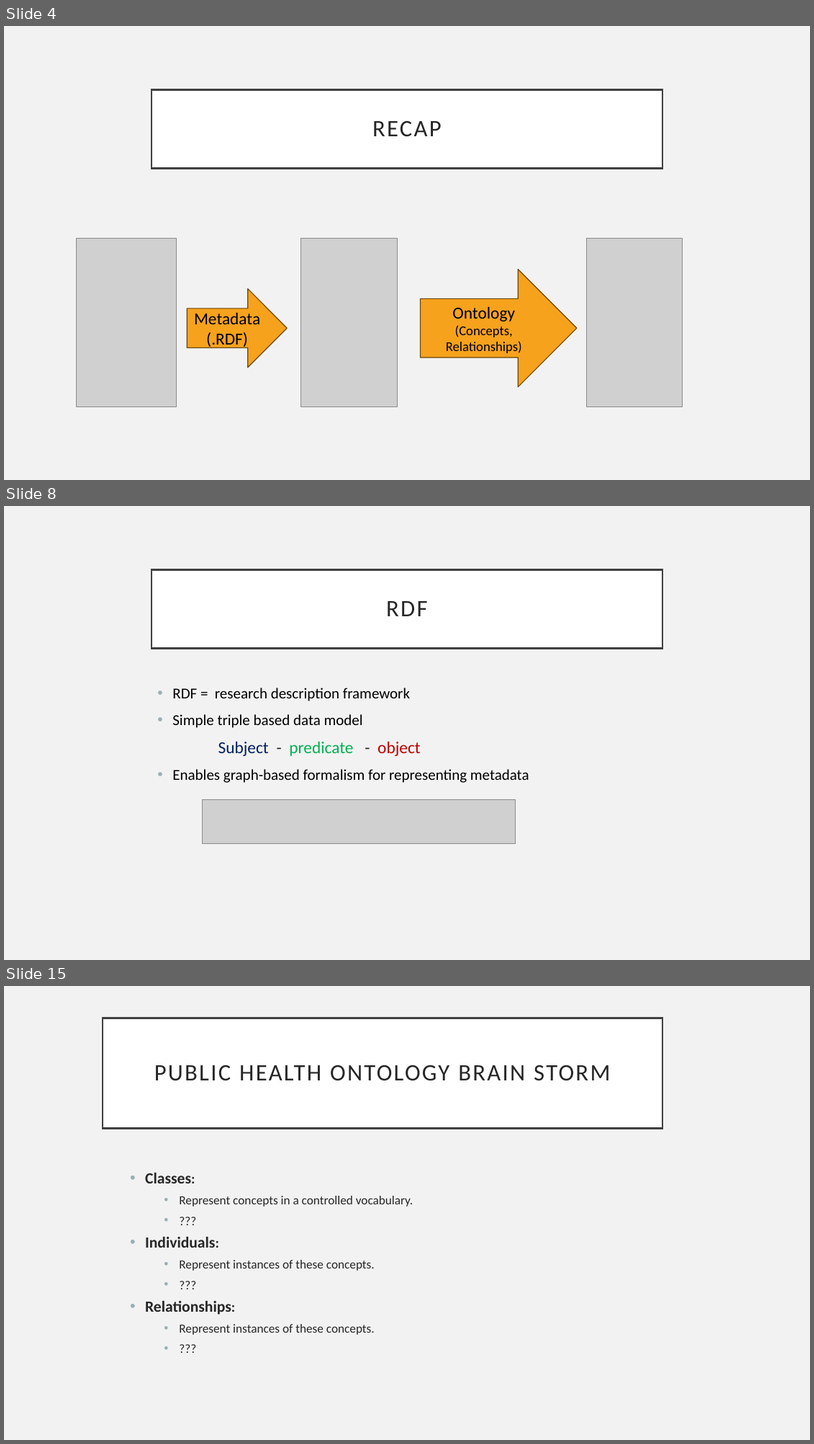
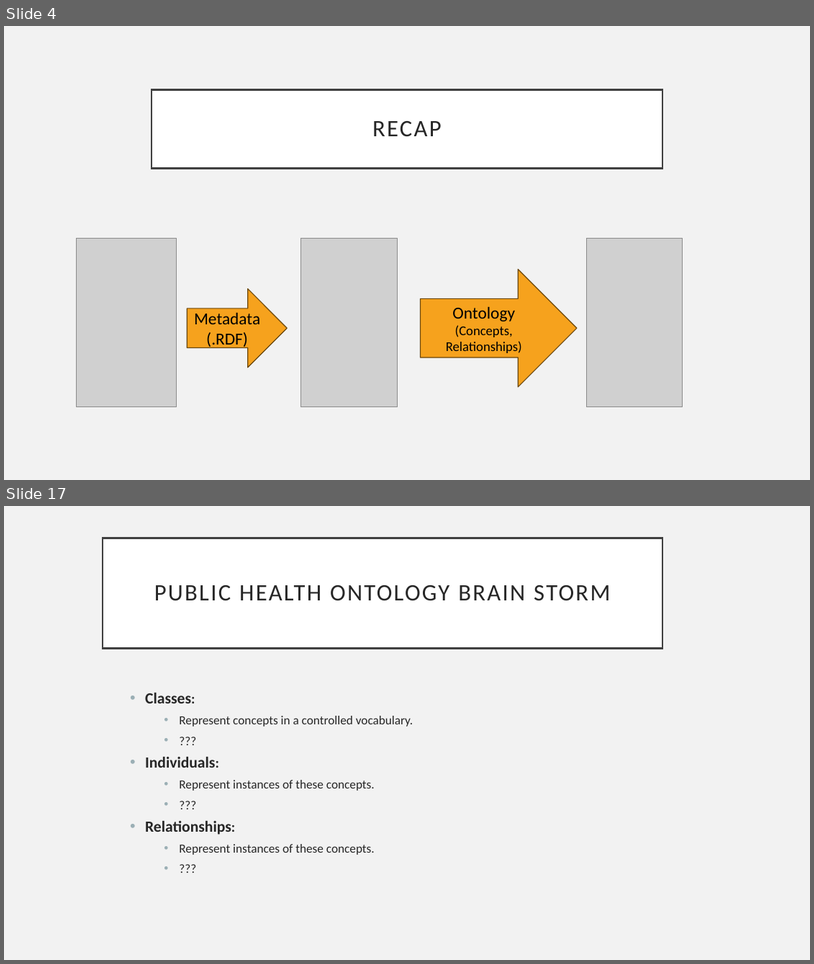
Before and after one commit to Drexel-UHC/si-2023-fair, a slide deck: content/day 4/Day 4 - Practical.pptx. Shown one above the other, each under a label of ours: slides 4, 8 and 15 before the commit, slides 4 and 17 after it; the slides between them are not shown. The pictures are 814x1444 and 814x964 pixels, drawn with LibreOffice and Linux fonts; fonts in the diff are those of the drawing; grey boxes stand for pictures. Boxes give left, top, right and bottom in pixels: in the first picture for what was removed or moved away, otherwise in the second. Text is boxed around its words. In the diff, an @@ line names an element or a change of style, - is before the commit and + after.

```diff
--- a/content/day 4/Day 4 - Practical.pptx
+++ b/content/day 4/Day 4 - Practical.pptx
@@ slide 8 removed at (4, 506, 810, 960), background #F2F2F2 @@
@@ title removed at (152, 569, 663, 648) @@
-RDF
@@ text removed at (172, 687, 530, 782) @@
-• RDF = research description framework
-• Simple triple based data model
-  Subject - predicate - object
-• Enables graph-based formalism for representing metadata
@@ picture removed at (203, 800, 516, 844) @@
@@ what was slide 15 is now slide 17 @@
```
Also in this commit, not shown: 4 slides changed, 11 slides added, 7 other slides removed, 3 other files.
